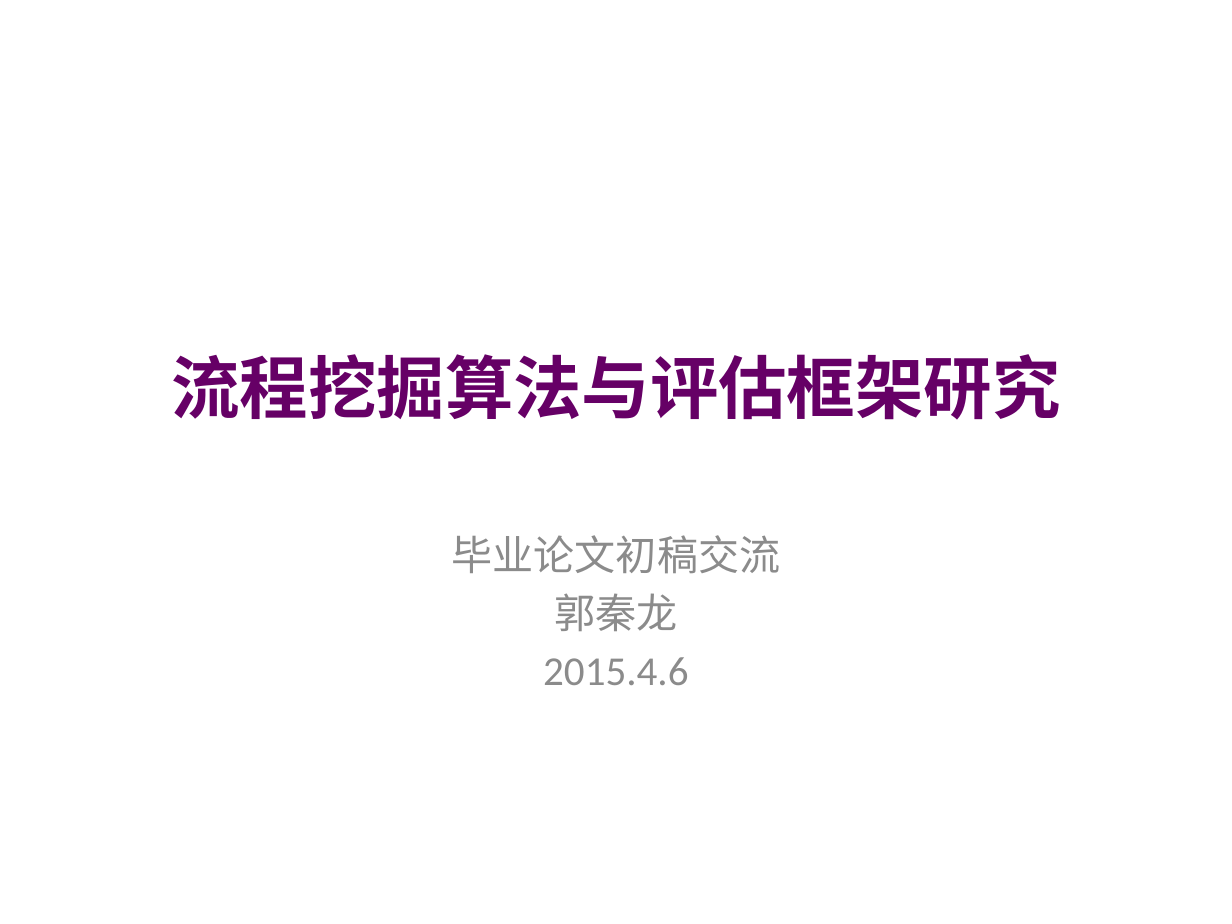
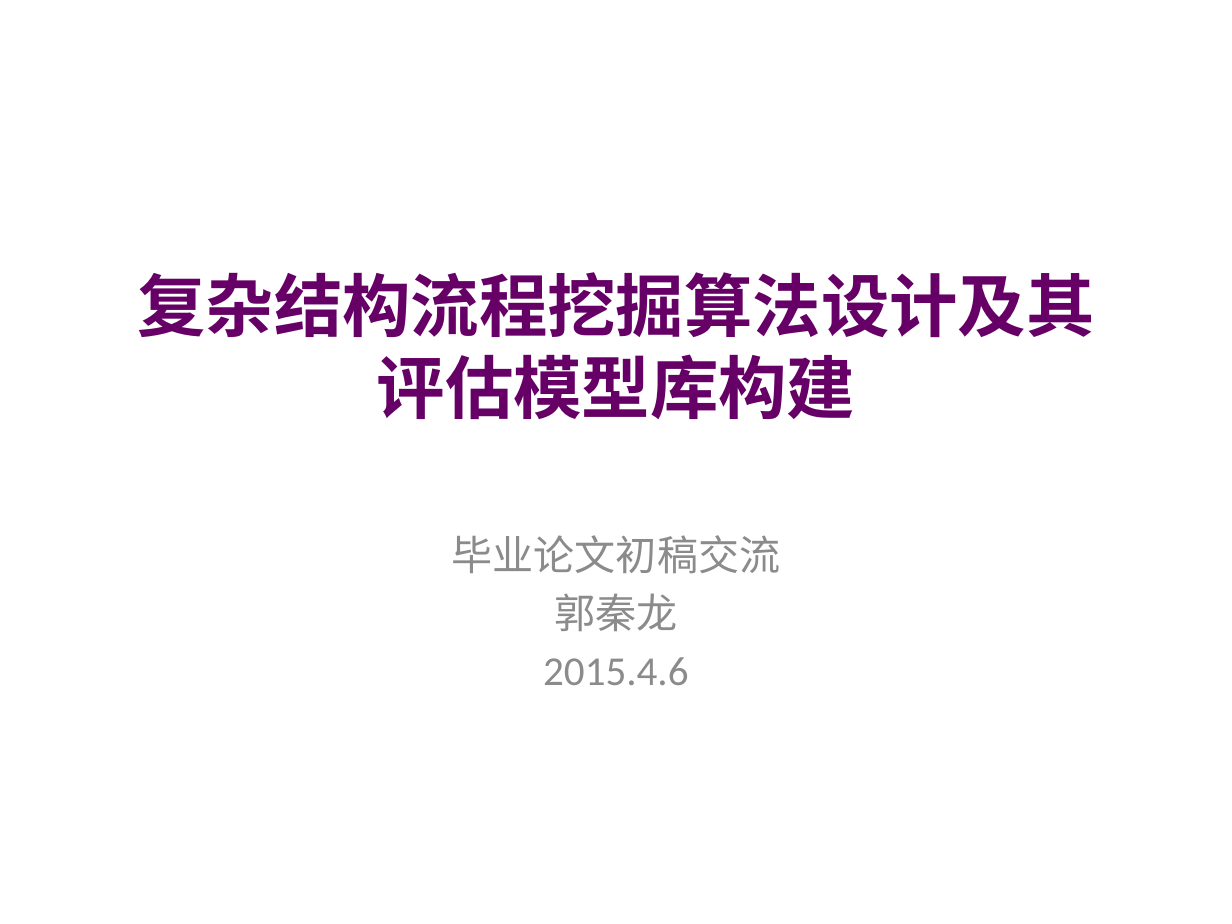
Before and after one commit to guoqinlong/Master-Thesis, a slide deck: slide 1 of 郭秦龙初稿汇报.pptx. Drawn at 1232x924 pixels with LibreOffice and Linux fonts; fonts in the diff are those of the drawing; background and template pictures are left out. Boxes give left, top, right and bottom in pixels: in the first picture for what was removed or moved away, otherwise in the second. Text is boxed around its words. In the diff, an @@ line names an element or a change of style, - is before the commit and + after.

```diff
--- a/郭秦龙初稿汇报.pptx
+++ b/郭秦龙初稿汇报.pptx
@@ title at [137, 272, 1094, 420]: text changed @@
-流程挖掘算法与评估框架研究
+复杂结构流程挖掘算法设计及其评估模型库构建
```
Also in this commit, not shown: 11 other slides changed.
